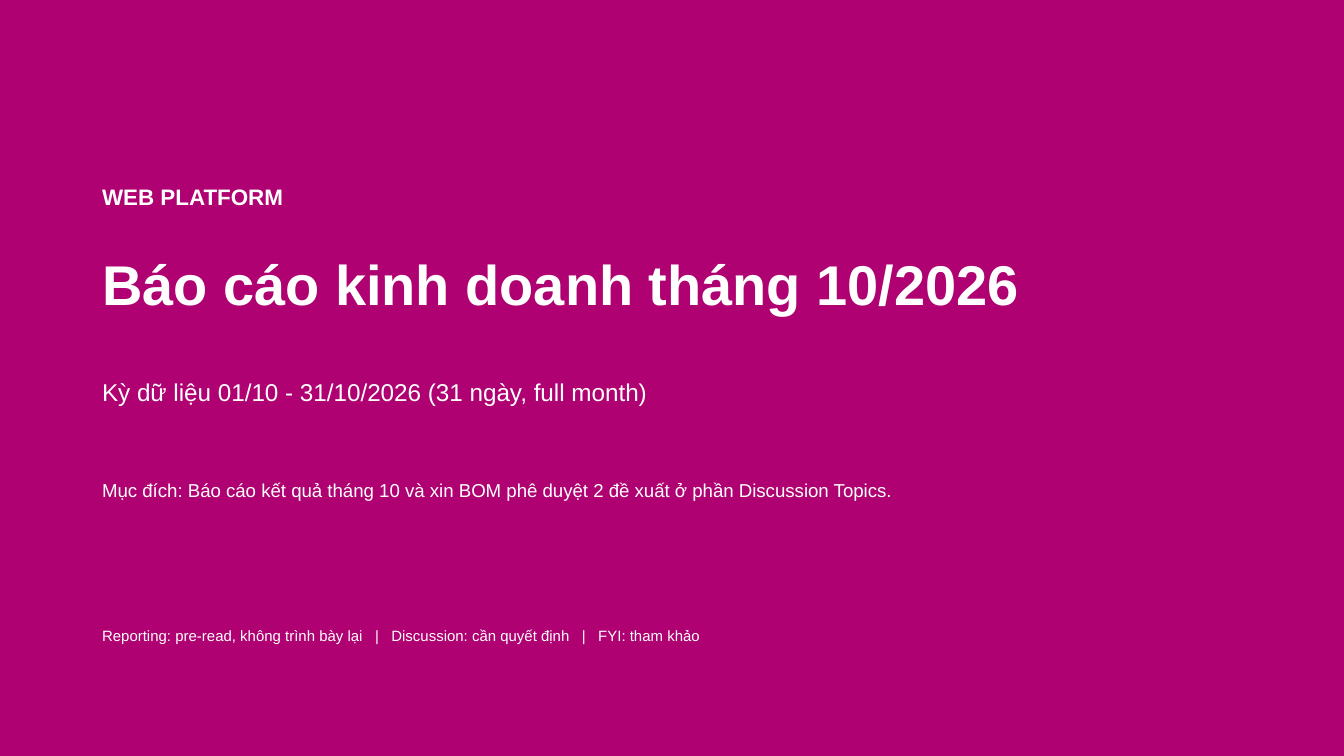
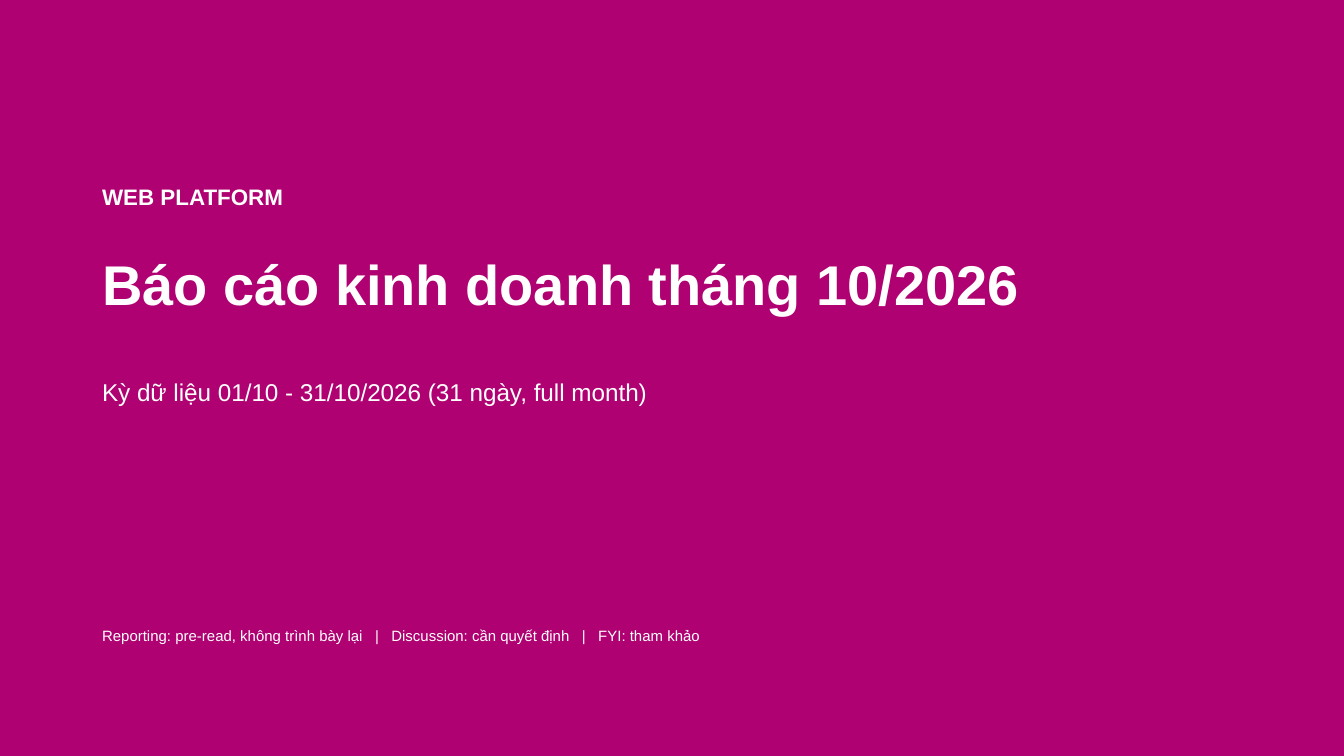
Before and after one commit to stormhoang/hienho-knowledgebase, a slide deck: slide 1 of 07_REPORTS/docs/presentations/Web_Platform_Thang_10_2026_Pyramid.pptx. Drawn at 1344x756 pixels with LibreOffice and Linux fonts; fonts in the diff are those of the drawing. Boxes give left, top, right and bottom in pixels: in the first picture for what was removed or moved away, otherwise in the second. Text is boxed around its words. In the diff, an @@ line names an element or a change of style, - is before the commit and + after.

Commit message:
fix(report): remove template meta sentences, remove AppsFlyer from footer, clean discussion and hub slides

```diff
--- a/07_REPORTS/docs/presentations/Web_Platform_Thang_10_2026_Pyramid.pptx
+++ b/07_REPORTS/docs/presentations/Web_Platform_Thang_10_2026_Pyramid.pptx
@@ text removed at [102,482,892,501] @@
-Mục đích: Báo cáo kết quả tháng 10 và xin BOM phê duyệt 2 đề xuất ở phần Discussion Topics.
```
Also in this commit, not shown: 7 other slides changed, 2 slides removed, 1 other file.
